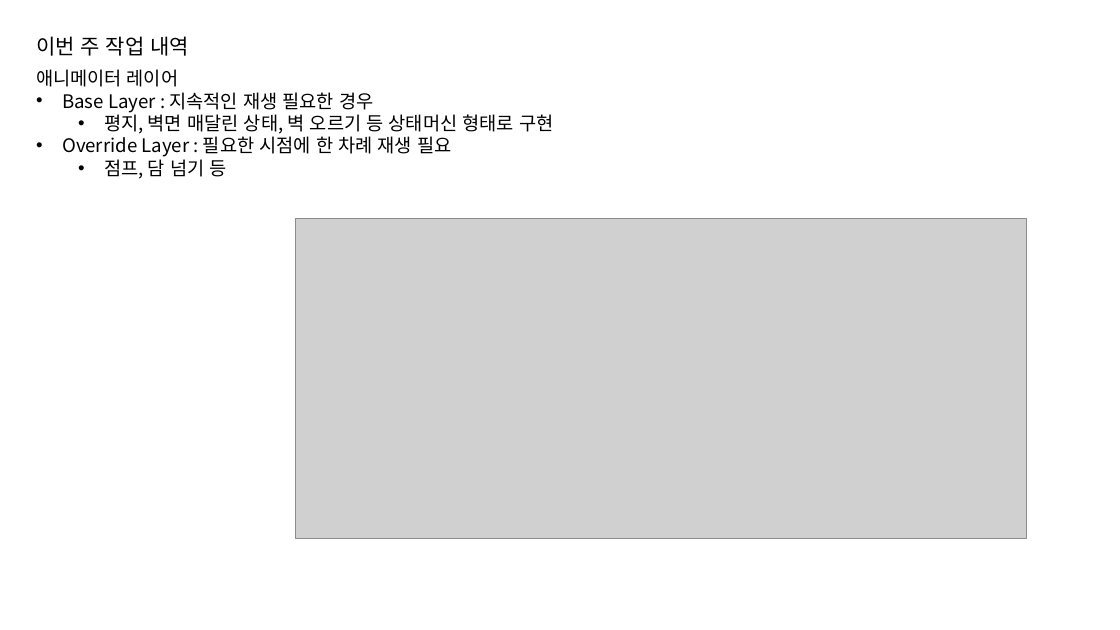
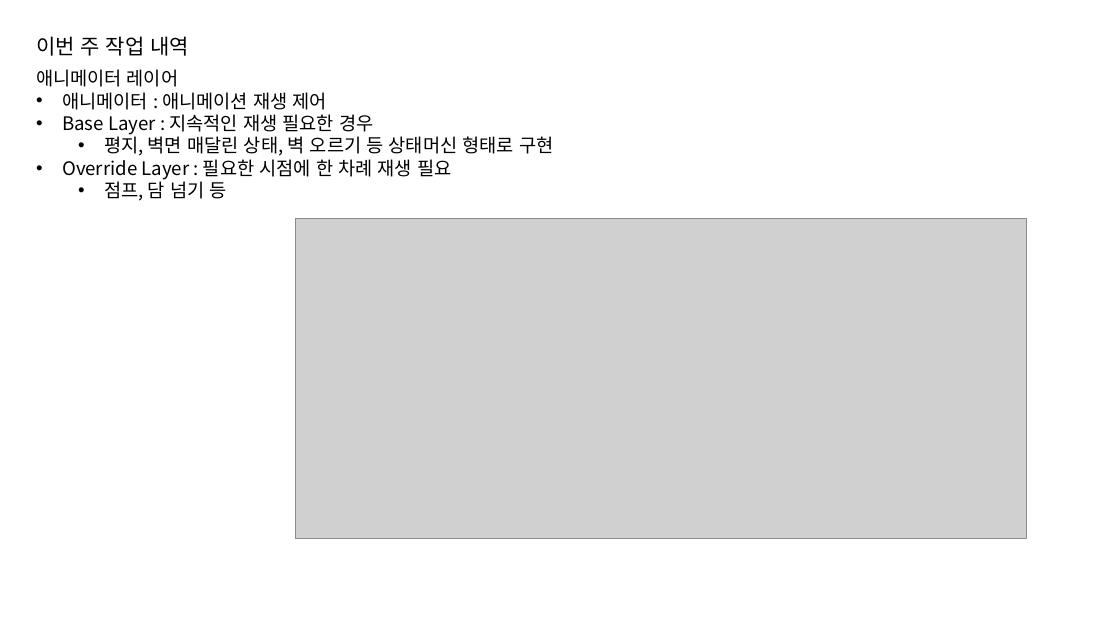
Before and after one commit to jhk0701/PA26-Character-Animation-Parkour, a slide deck: slide 4 of PPT/week2.pptx (slide 3 before the commit). Drawn at 1120x630 pixels with LibreOffice and Linux fonts; fonts in the diff are those of the drawing; grey boxes stand for pictures. Boxes give left, top, right and bottom in pixels: in the first picture for what was removed or moved away, otherwise in the second. Text is boxed around its words. In the diff, an @@ line names an element or a change of style, - is before the commit and + after.

```diff
--- a/PPT/week2.pptx
+++ b/PPT/week2.pptx
@@ text at <box>62,92,327,110</box>: paragraph added @@
+• 애니메이터 : 애니메이션 재생 제어
```
Also in this commit, not shown: 4 other slides changed, 1 slide added, 10 other files.
